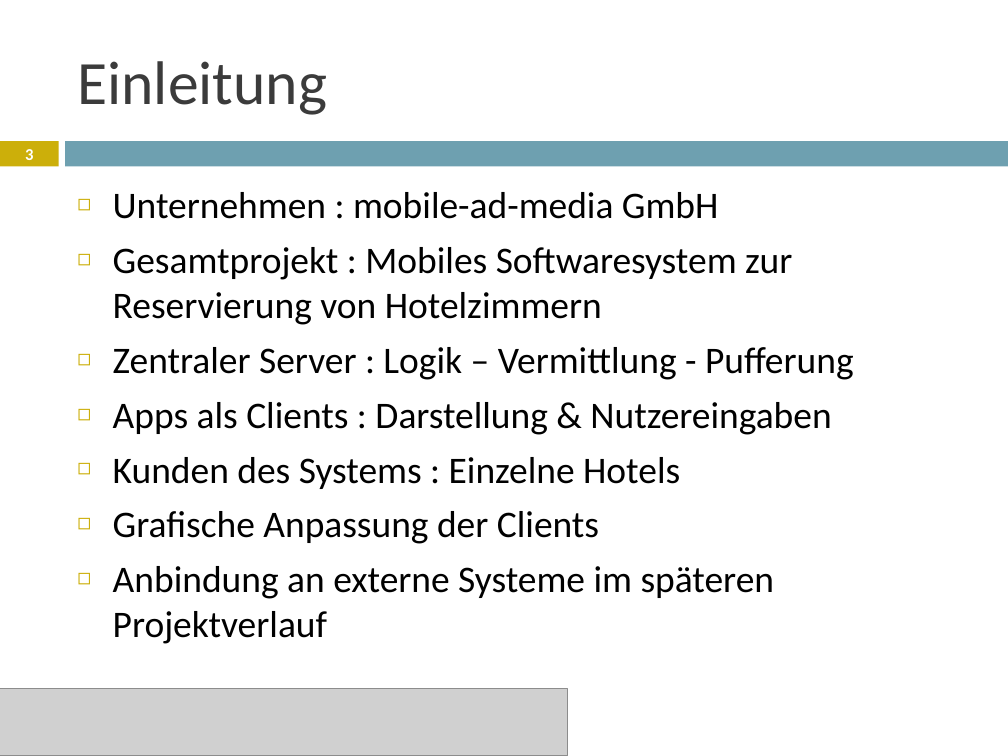
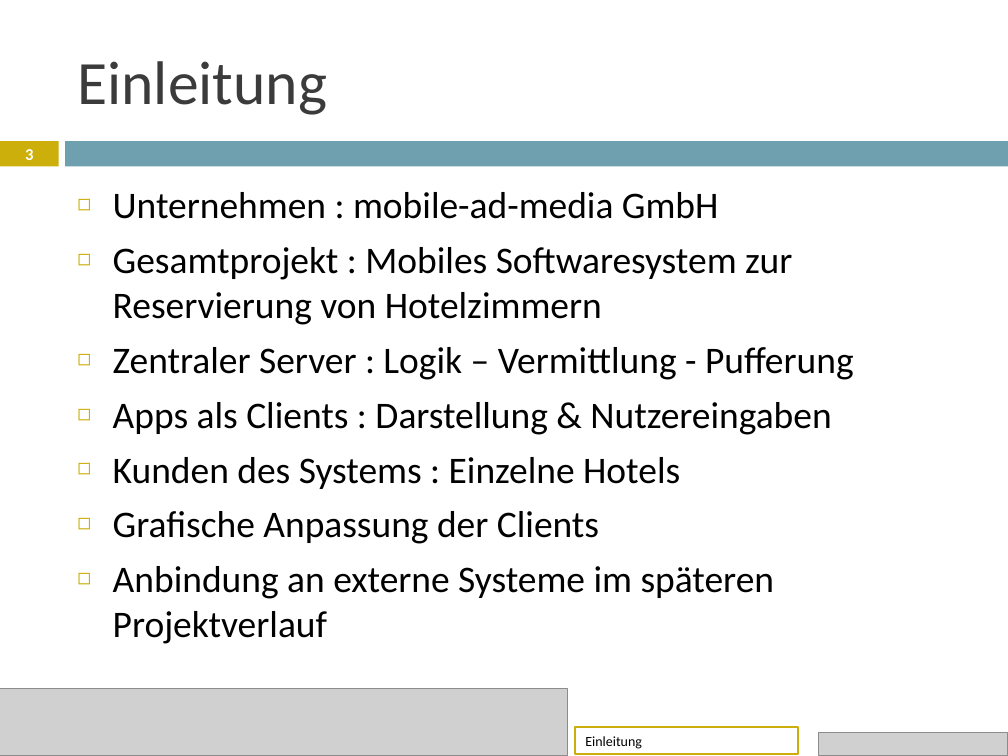
Before and after one commit to janhelmle/weiterbildung_fachinformatiker_ihk_projektantrag, a slide deck: slide 3 of praesentation/Projektpräsentation.pptx. Drawn at 1008x756 pixels with LibreOffice and Linux fonts; fonts in the diff are those of the drawing; grey boxes stand for pictures. Boxes give left, top, right and bottom in pixels: in the first picture for what was removed or moved away, otherwise in the second. Text is boxed around its words. In the diff, an @@ line names an element or a change of style, - is before the commit and + after.

```diff
--- a/praesentation/Projektpräsentation.pptx
+++ b/praesentation/Projektpräsentation.pptx
@@ rectangle added at (576, 727, 797, 754), fill #FFFFFF, outline #CCAF0A 1.5 pt, 10 pt, text #000000 @@
+Einleitung
@@ picture added at (818, 733, 1008, 756) @@
```
Also in this commit, not shown: 16 other slides changed.
